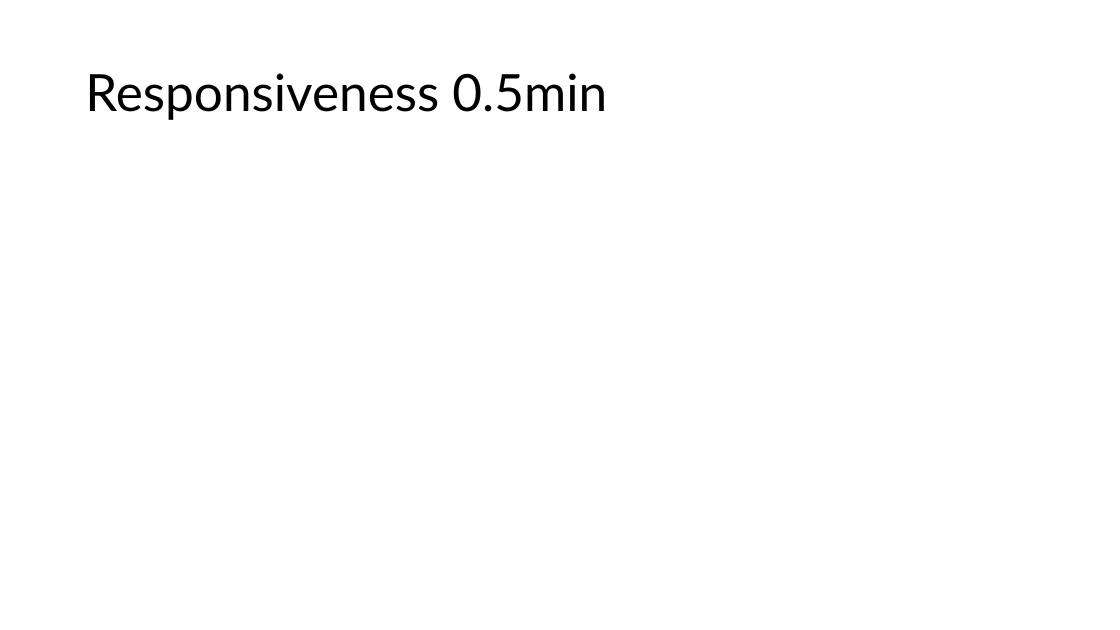
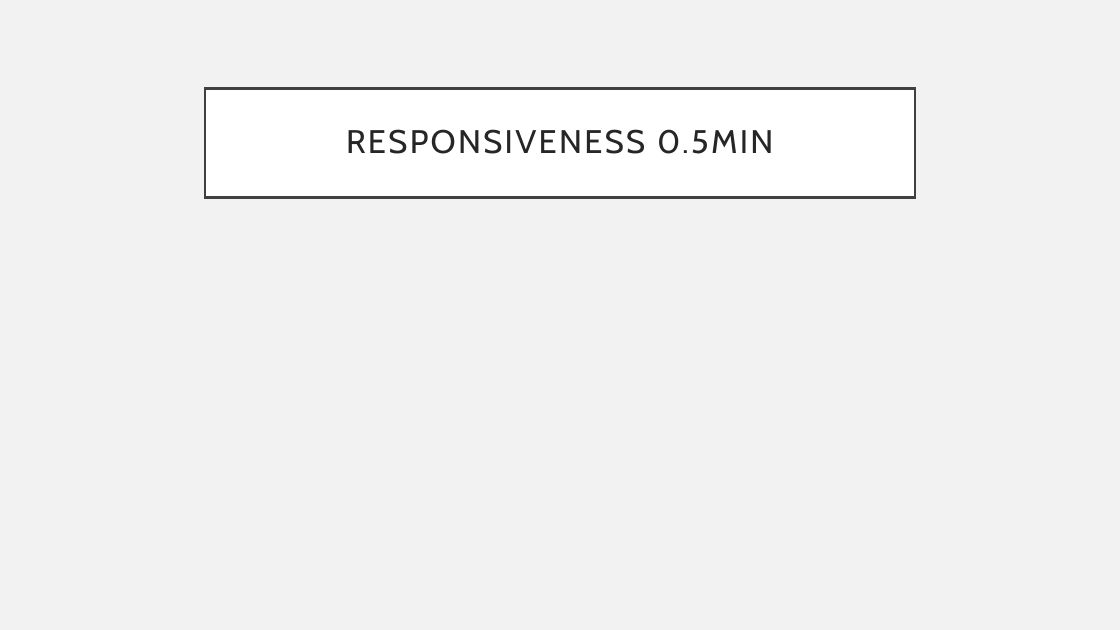
Before and after one commit to Osterie/IDATA2301_IDATA2306_GROUP_7, a slide deck: slide 11 of group7-idata2301-idata2306-presentation.pptx (slide 10 before the commit). Drawn at 1120x630 pixels with LibreOffice and Linux fonts; fonts in the diff are those of the drawing. Boxes give left, top, right and bottom in pixels: in the first picture for what was removed or moved away, otherwise in the second. Text is boxed around its words. In the diff, an @@ line names an element or a change of style, - is before the commit and + after.

```diff
--- a/group7-idata2301-idata2306-presentation.pptx
+++ b/group7-idata2301-idata2306-presentation.pptx
@@ background #FFFFFF to #F2F2F2 @@
@@ title "RESPONSIVENESS 0.5MIN": place and size @@
-title "RESPONSIVENESS 0.5MIN" at box(85, 73, 607, 120)
+title "RESPONSIVENESS 0.5MIN" at box(205, 88, 915, 197)
@@ title "RESPONSIVENESS 0.5MIN" at box(205, 88, 915, 197): fill none to #FFFFFF; outline none to #404040 2.5 pt @@
@@ title at box(346, 129, 773, 154): text changed; size 44 to 28 pt; font Lato to Cabin; text colour #000000 to #262626 @@
-Responsiveness 0.5min
+RESPONSIVENESS 0.5MIN
```
Also in this commit, not shown: 20 other slides changed, 1 slide added.
